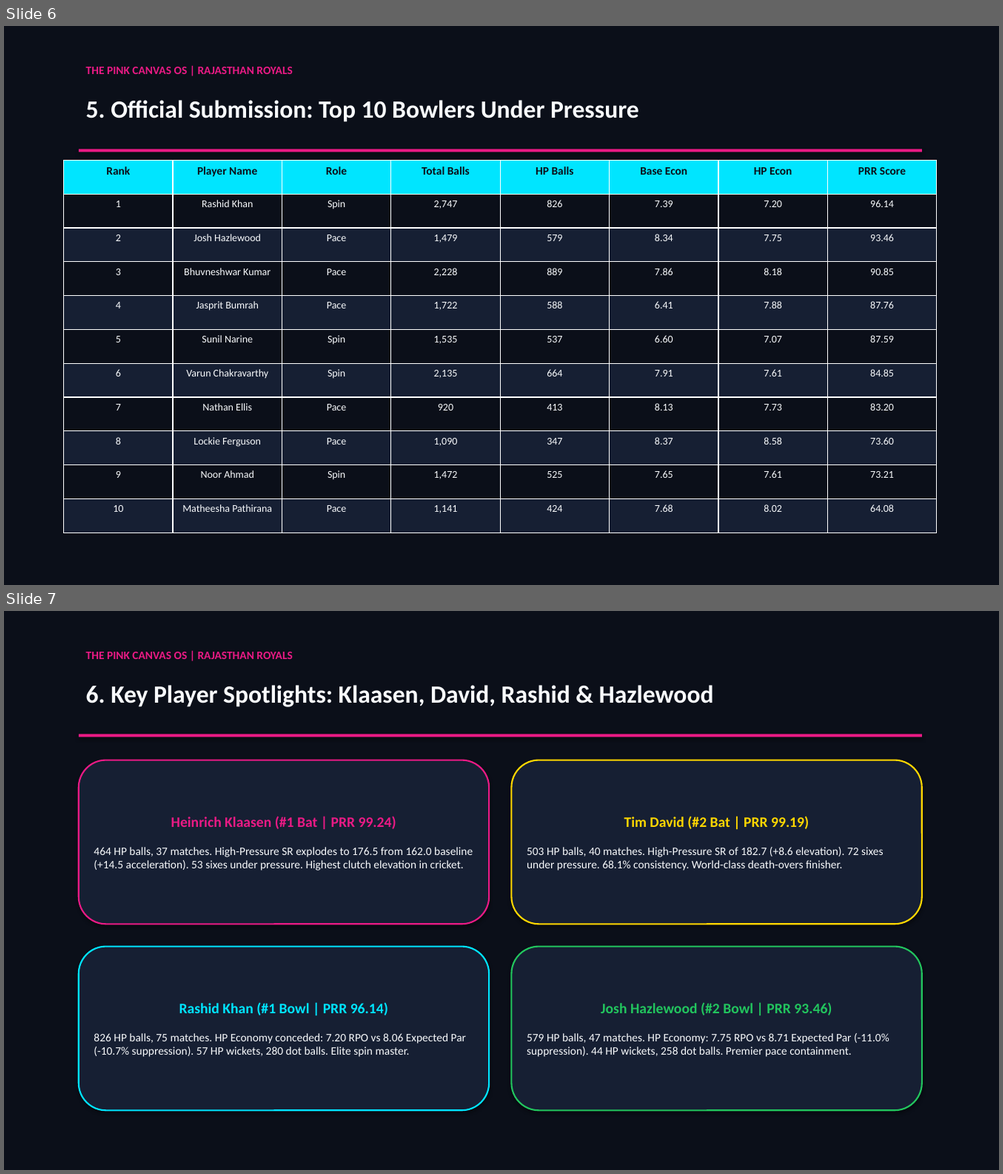
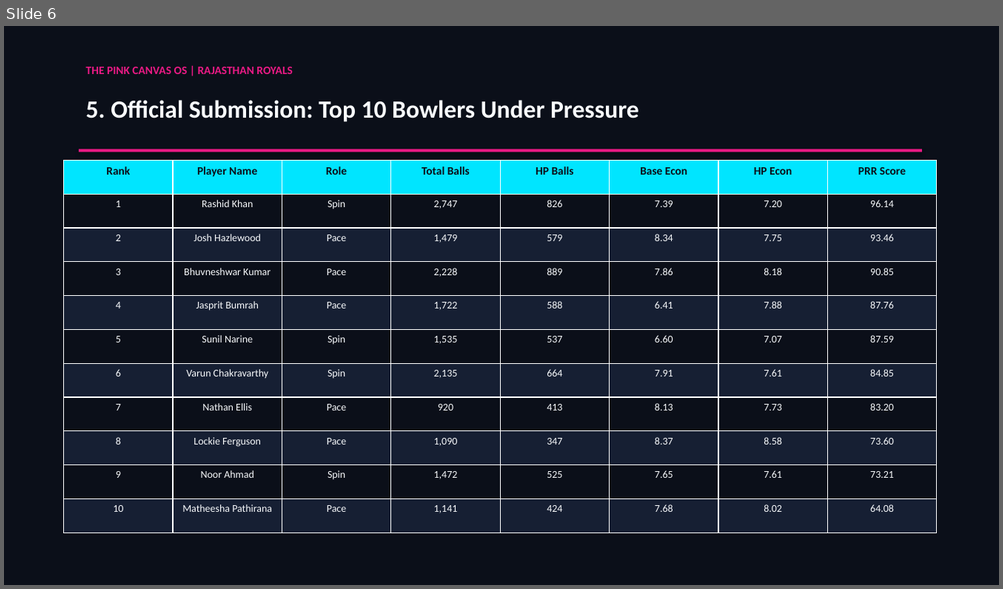
Before and after one commit to passionate-coder26/SupeRR-selector, a slide deck: assets/SupeRR_Selector_S2_Methodology_Report.pptx. Shown one above the other, each under a label of ours: slides 6 and 7 before the commit, slide 6 after it. The pictures are 1003x1174 and 1003x589 pixels, drawn with LibreOffice and Linux fonts; fonts in the diff are those of the drawing. Boxes give left, top, right and bottom in pixels: in the first picture for what was removed or moved away, otherwise in the second. Text is boxed around its words. In the diff, an @@ line names an element or a change of style, - is before the commit and + after.

Commit message:
Add IPL 2027 Auction Actionability & Roster Strategy matrix to submission report and slide 7 of PPTX deck

```diff
--- a/assets/SupeRR_Selector_S2_Methodology_Report.pptx
+++ b/assets/SupeRR_Selector_S2_Methodology_Report.pptx
@@ slide 7 removed at [4, 611, 999, 1170], background #0B0F19 @@
@@ text removed at [86, 652, 292, 659] @@
-THE PINK CANVAS OS | RAJASTHAN ROYALS
@@ text removed at [86, 685, 714, 707] @@
-6. Key Player Spotlights: Klaasen, David, Rashid & Hazlewood
@@ rectangle removed at [79, 734, 922, 737] @@
@@ rounded rectangle removed at [79, 760, 489, 924] @@
-Heinrich Klaasen (#1 Bat | PRR 99.24)
-464 HP balls, 37 matches. High-Pressure SR explodes to 176.5 from 162.0 baseline (+14.5 acceleration). 53 sixes under pressure. Highest clutch elevation in cricket.
@@ rounded rectangle removed at [512, 760, 922, 924] @@
-Tim David (#2 Bat | PRR 99.19)
-503 HP balls, 40 matches. High-Pressure SR of 182.7 (+8.6 elevation). 72 sixes under pressure. 68.1% consistency. World-class death-overs finisher.
@@ rounded rectangle removed at [79, 947, 489, 1111] @@
-Rashid Khan (#1 Bowl | PRR 96.14)
-826 HP balls, 75 matches. HP Economy conceded: 7.20 RPO vs 8.06 Expected Par (-10.7% suppression). 57 HP wickets, 280 dot balls. Elite spin master.
@@ rounded rectangle removed at [512, 947, 922, 1111] @@
-Josh Hazlewood (#2 Bowl | PRR 93.46)
-579 HP balls, 47 matches. HP Economy: 7.75 RPO vs 8.71 Expected Par (-11.0% suppression). 44 HP wickets, 258 dot balls. Premier pace containment.
```
Also in this commit, not shown: 1 slide added, 2 other files.
